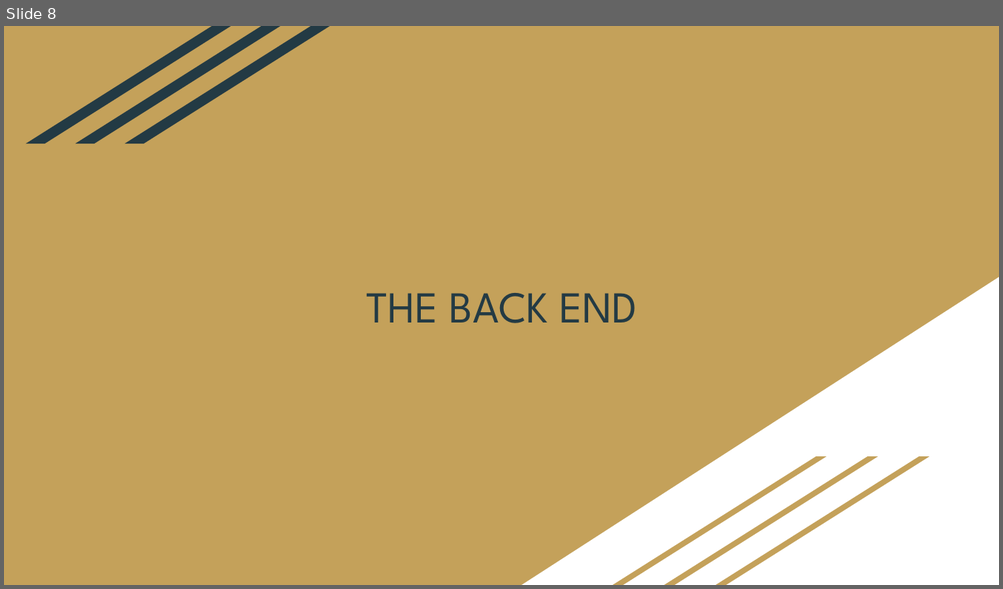
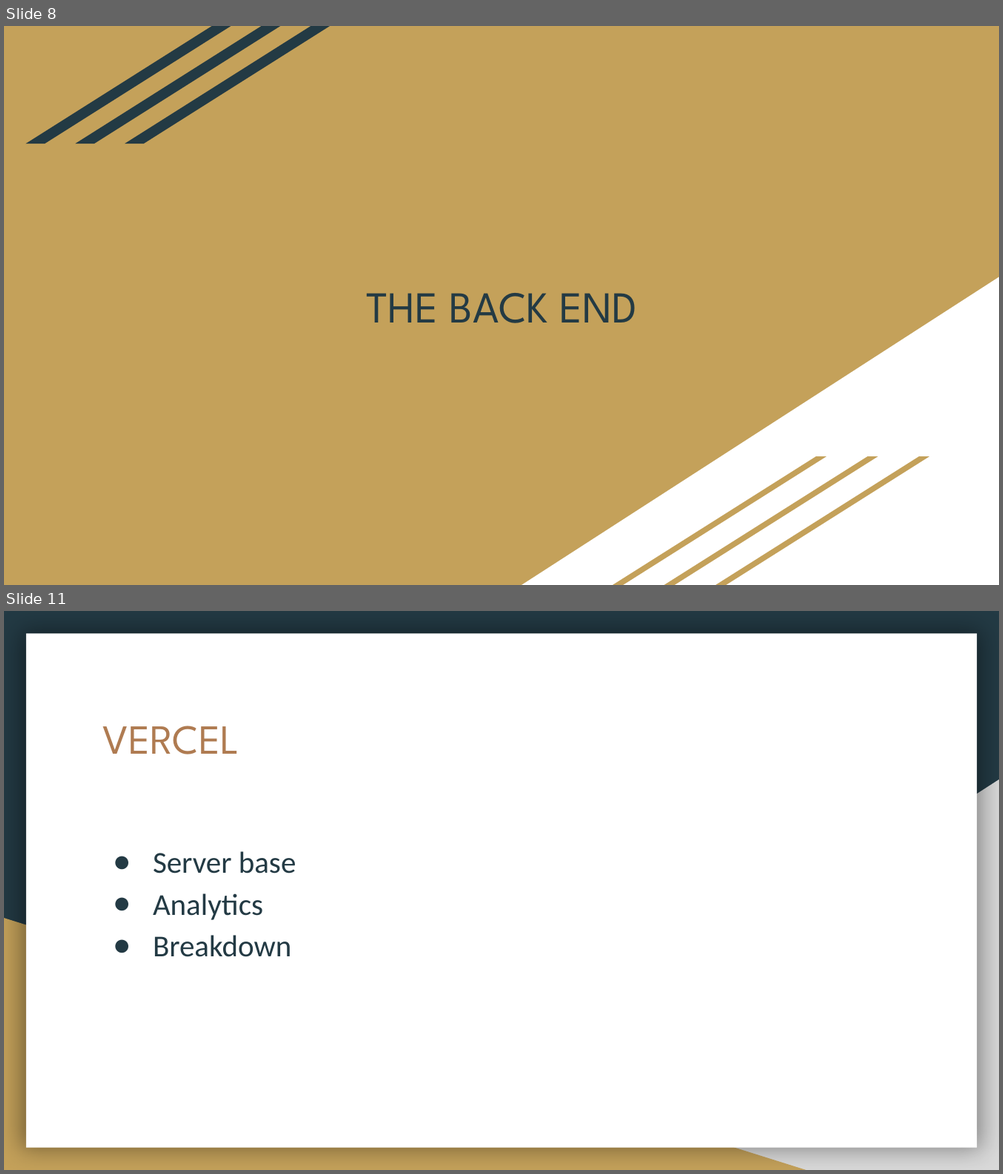
Before and after one commit to DustinWZook/Atlas-Itinerary, a slide deck: Documents/Project Design/Project Design.pptx. Shown one above the other, each under a label of ours: slide 8 before the commit, slides 8 and 11 after it; the slides between them are not shown. The pictures are 1003x589 and 1003x1174 pixels, drawn with LibreOffice and Linux fonts; fonts in the diff are those of the drawing. Boxes give left, top, right and bottom in pixels: in the first picture for what was removed or moved away, otherwise in the second. Text is boxed around its words. In the diff, an @@ line names an element or a change of style, - is before the commit and + after.

```diff
--- a/Documents/Project Design/Project Design.pptx
+++ b/Documents/Project Design/Project Design.pptx
@@ slide 11 added at (x1=4, y1=611, x2=999, y2=1170), background #233A44 @@
@@ rectangle added at (x1=26, y1=634, x2=976, y2=1148), fill #FFFFFF @@
@@ title added at (x1=103, y1=726, x2=239, y2=755), 30 pt, text #AF7B51 @@
+VERCEL
@@ right triangle added at (x1=394, y1=780, x2=999, y2=1170), fill #D9D9D9 @@
@@ text added at (x1=153, y1=851, x2=296, y2=957), 22 pt, text #233A44 @@
+● Server base
+● Analytics
+● Breakdown
@@ right triangle added at (x1=4, y1=918, x2=805, y2=1170), fill #C4A15A @@
```
Also in this commit, not shown: 6 slides changed, 1 other slide added.
